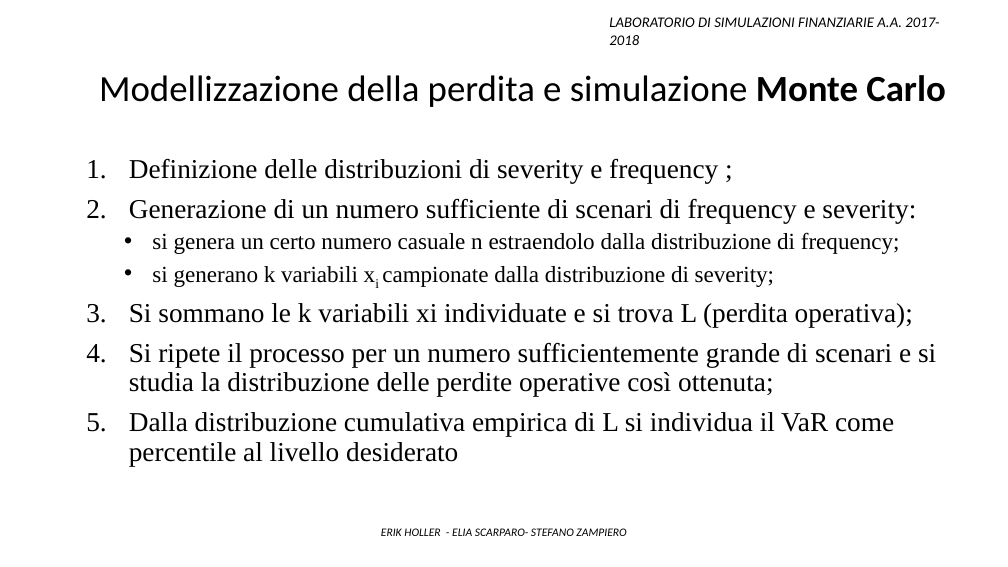
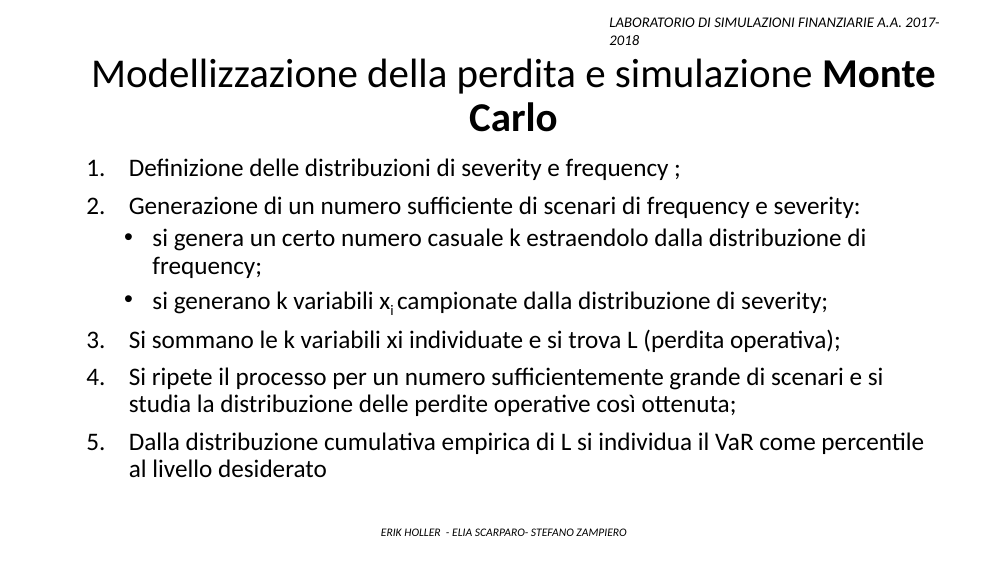
Before and after one commit to Stegirsanov/Laboratorio-di-simulazioni-finanziarie-project, a slide deck: slide 18 of Presentazione_finale.pptx (slide 19 before the commit). Drawn at 1008x567 pixels with LibreOffice and Linux fonts; fonts in the diff are those of the drawing. Boxes give left, top, right and bottom in pixels: in the first picture for what was removed or moved away, otherwise in the second. Text is boxed around its words. In the diff, an @@ line names an element or a change of style, - is before the commit and + after.

```diff
--- a/Presentazione_finale.pptx
+++ b/Presentazione_finale.pptx
@@ text "Modellizzazione della perdita e simulazione ...": place and size @@
-text "Modellizzazione della perdita e simulazione ..." at (99,75,946,107)
+text "Modellizzazione della perdita e simulazione ..." at (91,58,936,132)
@@ text "Modellizzazione della perdita e simulazione ..." at (91,58,936,132): size 35.1 to 39 pt @@
@@ text at (129,158,924,478): size 26 to 24 pt in "Definizione delle distribuzioni di severity e frequency ...", "Generazione di un numero sufficiente di scenari ...", "Si sommano le k variabili xi individuate ...", "Si ripete il processo per un numero ..." and 1 more places; font Times New Roman to Calibri in "Definizione delle distribuzioni di severity e frequency ...", "Generazione di un numero sufficiente di scenari ...", "si generano k variabili xi campionate dalla ...", "Si sommano le k variabili xi individuate ..." and 2 more places; size 22 to 24 pt in "si generano k variabili xi campionate dalla ..." @@
@@ text at (152,228,866,278): text changed; size 22 to 24 pt; font Times New Roman to Calibri @@
-  • si genera un certo numero casuale n estraendolo dalla distribuzione di frequency;
+  • si genera un certo numero casuale k estraendolo dalla distribuzione di frequency;
```
Also in this commit, not shown: 15 other slides changed, 6 slides added, 2 slides removed, 3 other files.
